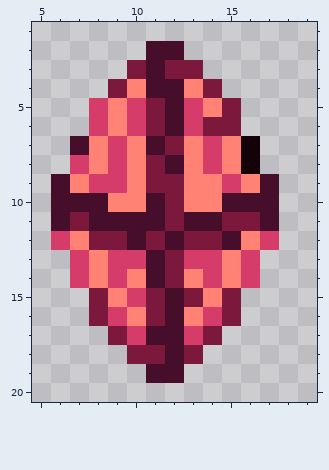
Two states of a pixel-art sprite, game/assets/image/game/artifact_1.png. Above, as it was before the edit.
The file is 24x24 pixels. Shown: x 5..19, y 1..20.
After:
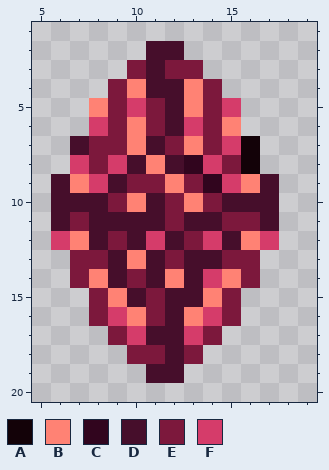
Palette (. is transparent): A #130208  B #ff8274  C #31051e  D #460e2b  E #7c183c  F #d53c6a
Change:
@@ x 5..19 @@
  4 ....EBDDBE.....
- 5 ...FBFEDFBE....
- 6 ...FBFEDFEE....
- 7 ..DBFBDEBFBA...
- 8 ..FBFBEDBFBA...
- 9 .DBFFBEEBBFBD..
-10 .DDDBBDEBBDDD..
+ 5 ...BEFEDBEF....
+ 6 ...FEBEDFEB....
+ 7 ..DEEBDEBEFA...
+ 8 ..FEFDBDCFEA...
+ 9 .DBFDEEBECFBD..
+10 .DDDEBDEBEDDD..
 11 .DEDDDDEDDEED..
-12 .FBEEDEDEEDBF..
-13 ..FBFFDEFFBF...
-14 ..FBFBDEBFBF...
-15 ...EBFEDEBE....
+12 .FBDEDFDEFDBF..
+13 ..EEDBDEDDEE...
+14 ..EBDEDBDFBE...
+15 ...EBDEDDBE....
 16 ...EFBEDBFE....
